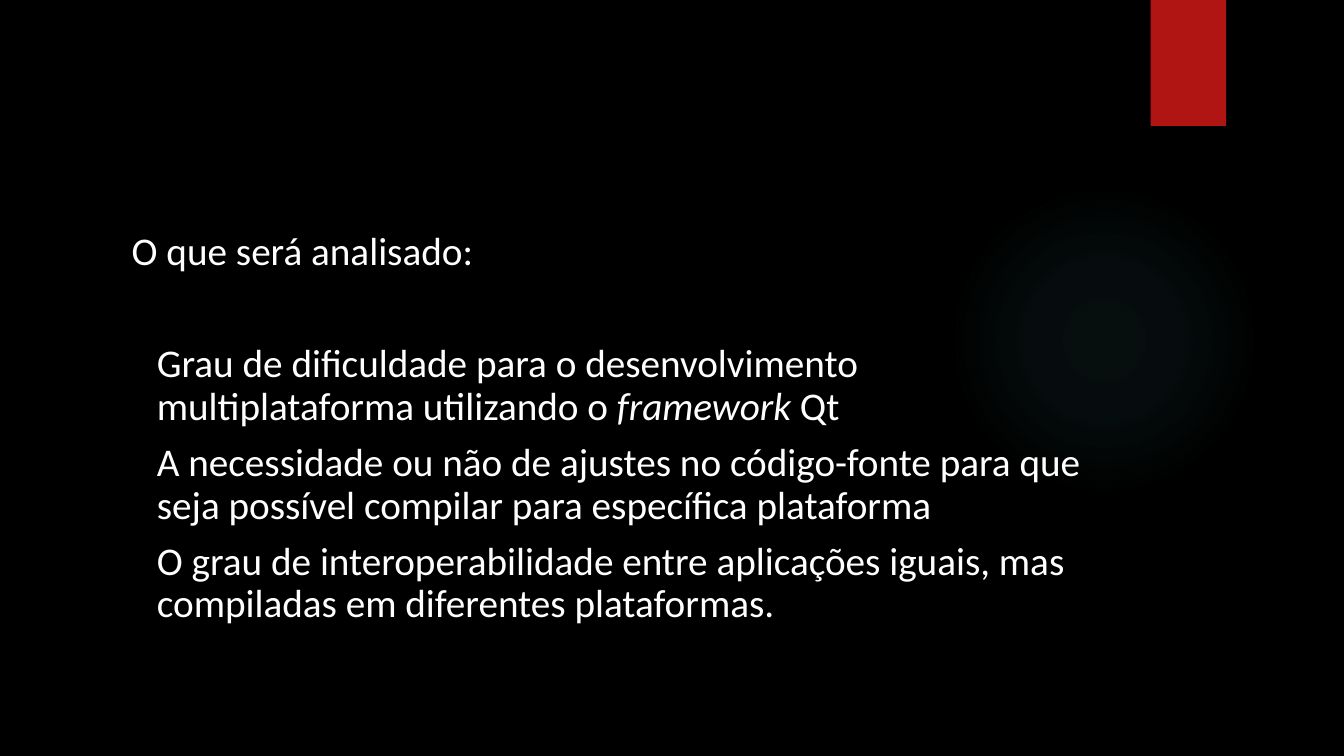
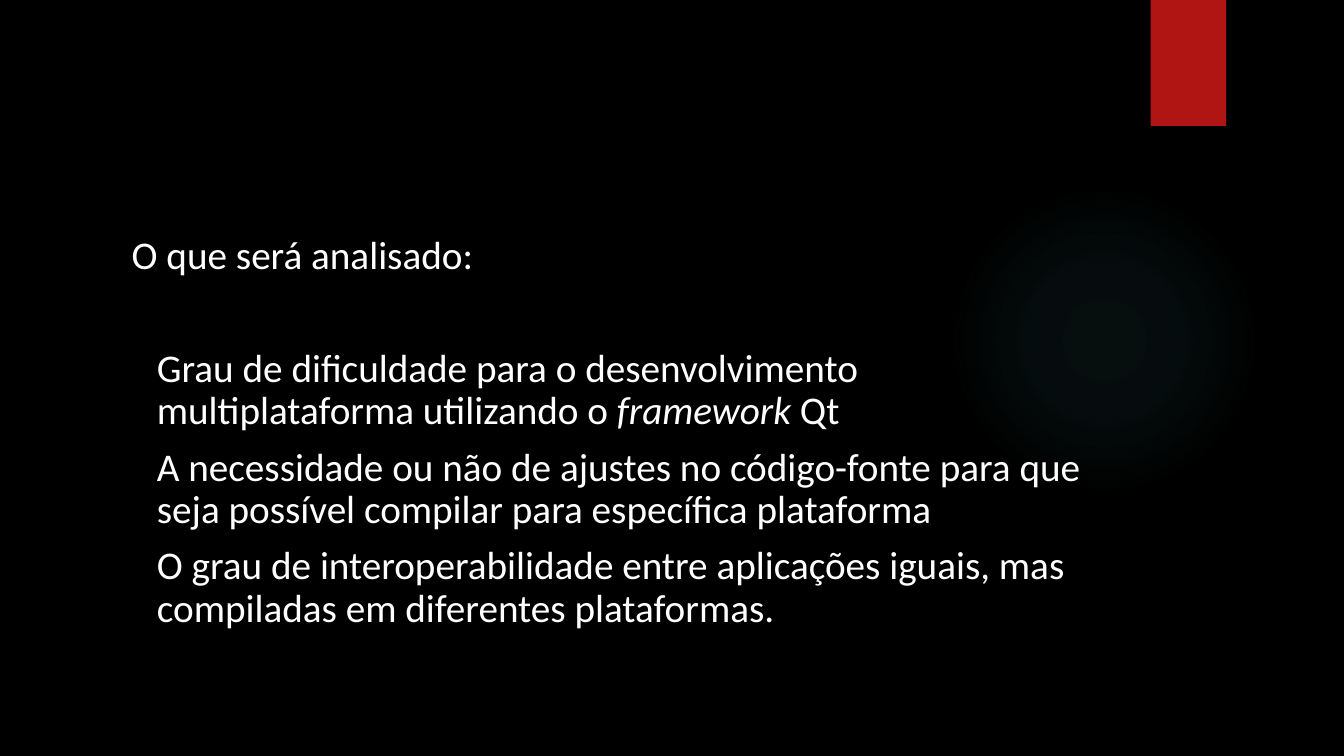
Before and after one commit to ricardopetrere/TCC_FTT, a slide deck: slide 6 of documentos/Apresentação_22_09.pptx (slide 5 before the commit). Drawn at 1344x756 pixels with LibreOffice and Linux fonts; fonts in the diff are those of the drawing; background and template pictures are left out. Boxes give left, top, right and bottom in pixels: in the first picture for what was removed or moved away, otherwise in the second. Text is boxed around its words. In the diff, an @@ line names an element or a change of style, - is before the commit and + after.

```diff
--- a/documentos/Apresentação_22_09.pptx
+++ b/documentos/Apresentação_22_09.pptx
@@ text "O que será analisado:": place and size @@
-text "O que será analisado:" at (132, 237, 1081, 624)
+text "O que será analisado:" at (132, 241, 1081, 629)
```
Also in this commit, not shown: 8 other slides changed, 1 slide added, 2 other files.
